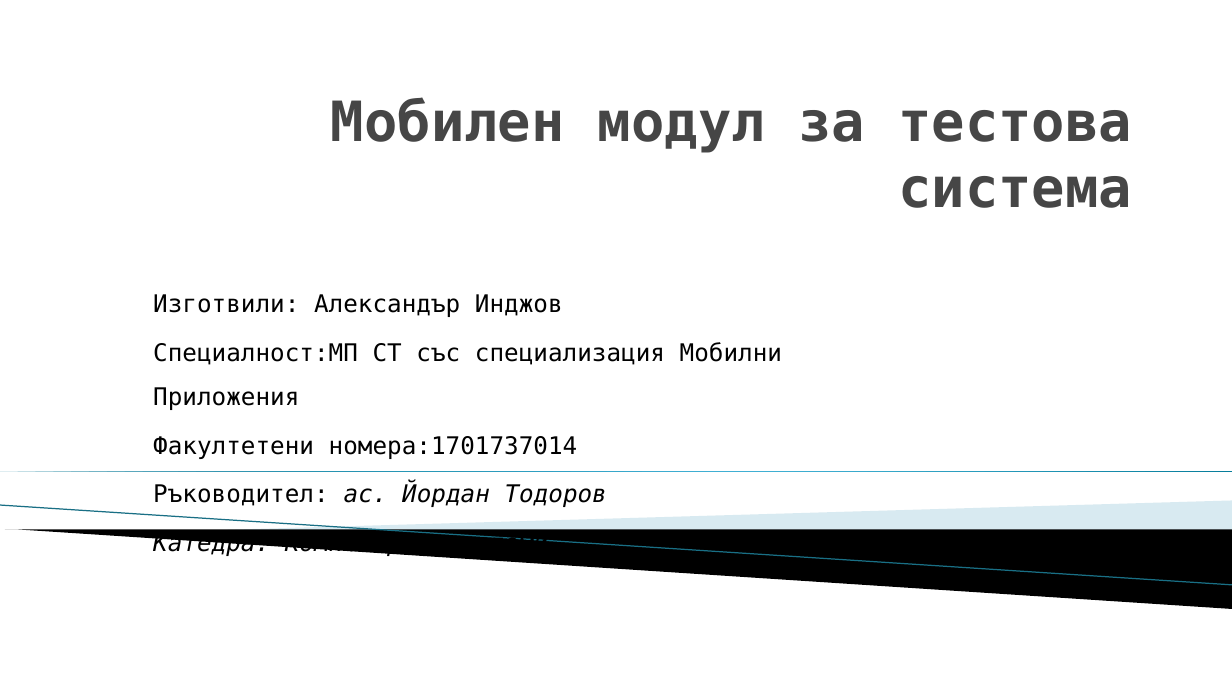
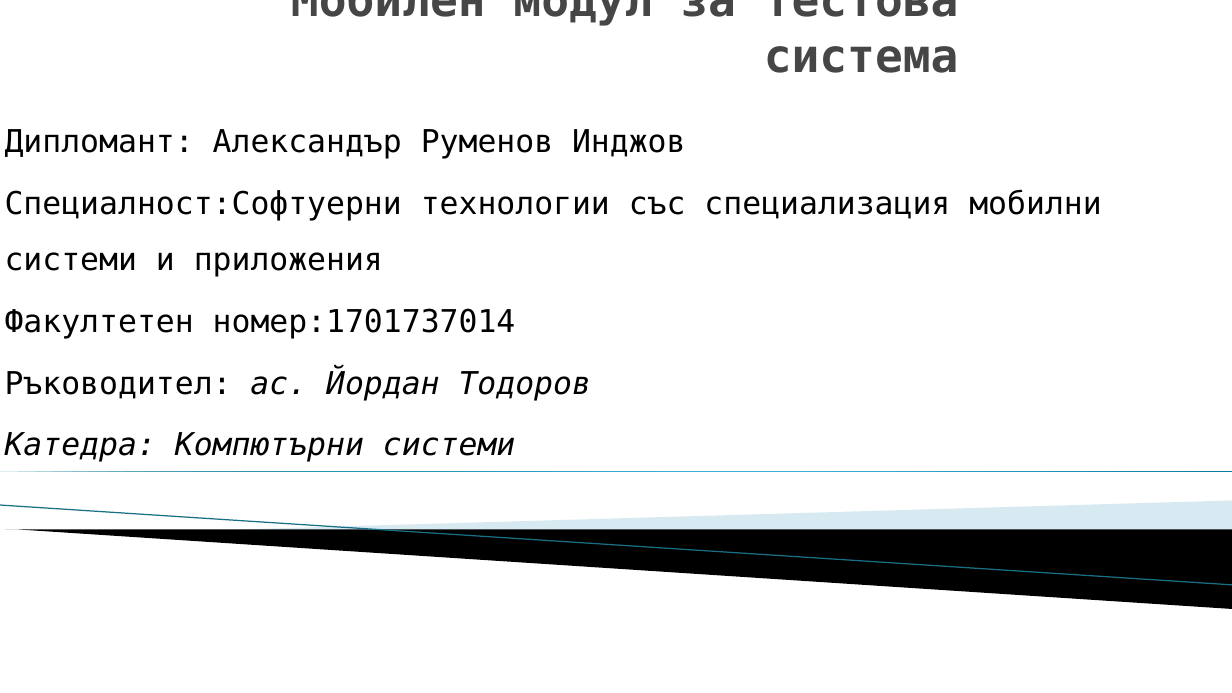
Before and after one commit to sashe944/TestV2Documentation, a slide deck: slide 1 of Мобилен модул за тестова система.pptx. Drawn at 1232x693 pixels with LibreOffice and Linux fonts; fonts in the diff are those of the drawing; background and template pictures are left out. Boxes give left, top, right and bottom in pixels: in the first picture for what was removed or moved away, otherwise in the second. Text is boxed around its words. In the diff, an @@ line names an element or a change of style, - is before the commit and + after.

```diff
--- a/Мобилен модул за тестова система.pptx
+++ b/Мобилен модул за тестова система.pptx
@@ title "Мобилен модул за тестова система" moved from (x1=331, y1=97, x2=1132, y2=208) to (x1=291, y1=0, x2=959, y2=73) @@
@@ title "Мобилен модул за тестова система" at (x1=291, y1=0, x2=959, y2=73): size 43.2 to 36 pt @@
@@ subtitle "Дипломант: Александър Руменов Инджов" moved from (x1=153, y1=294, x2=782, y2=557) to (x1=5, y1=129, x2=1101, y2=462) @@
@@ subtitle at (x1=5, y1=129, x2=1101, y2=339): text changed; size 18.9 to 24.5 pt @@
-Изготвили: Александър Инджов
-Специалност:МП СТ със специализация Мобилни Приложения
-Факултетени номера:1701737014
+Дипломант: Александър Руменов Инджов
+Специалност:Софтуерни технологии със специализация мобилни системи и приложения
+Факултетен номер:1701737014
@@ subtitle at (x1=5, y1=368, x2=591, y2=462): size 18.9 to 24.5 pt in "Ръководител: ас. Йордан Тодоров", "Катедра: Компютърни системи" @@
```
Also in this commit, not shown: 7 other slides changed, 1 slide added, 3 other files.
